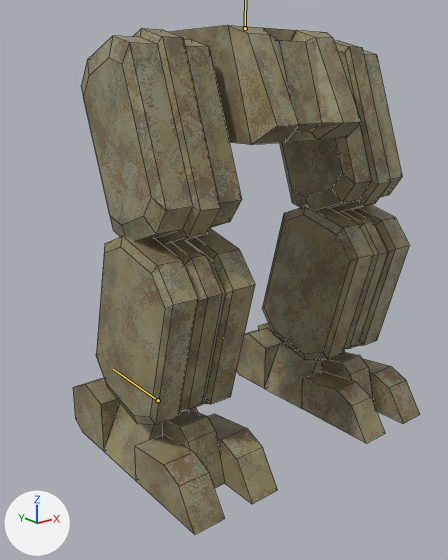
A saved change to the Blender file resources/mechparts/legs/mech_legs07.blend.
Camera for both pictures: a 50 mm camera at (-1.292, -1.513, 1.129) aimed at (-0.007, 0.094, 0.486). Every picture has the same lights, and +X, +Y and +Z are marked at lower left. The bones that change are drawn over the model as lines. Mesh edges are drawn as thin lines.

Objects in the first picture: 'legs'.
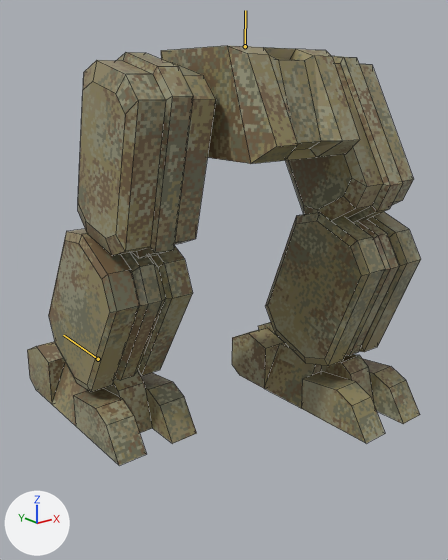
The newer file adds an action. The first version stands in its rest pose; the second is drawn at frame 30 of the action 'launch_in_right'.

Location of each change, (x1, y1, x2, y2) in pixels of the pictures (448 x 560 px):
'legs', posed (14% wider, 18% shorter): before (73, 25, 420, 534); after (27, 46, 421, 465)
bone 'leg_ik_target.r', root to tip: before (158, 400) to (113, 369); after (98, 359) to (63, 335)

Diff of the bpy script that builds the scene:
```diff
--- a/resources/mechparts/legs/mech_legs07.blend.py
+++ b/resources/mechparts/legs/mech_legs07.blend.py
@@ bone_root @@
 bone_root = bpy.data.objects['Armature'].pose.bones['root']
-bone_root.location = (0.0, 0.0, 0.0)
+bone_root.location = (0.0, -0.05, 0.0)
@@ bone_leg_ik_target_r @@
 bone_leg_ik_target_r = bpy.data.objects['Armature'].pose.bones['leg_ik_target.r']
-bone_leg_ik_target_r.location = (0.0, 0.0, 0.0)
+bone_leg_ik_target_r.location = (0.0, 0.4, 0.0)
```
